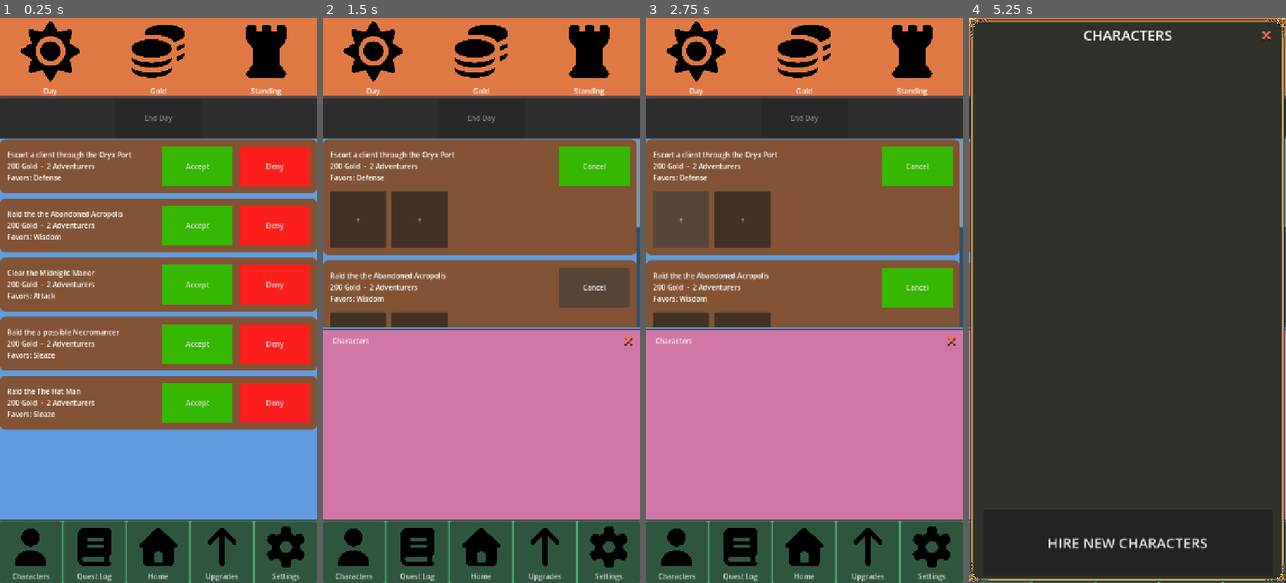
Above: before the commit, frames 1-4 (left to right).
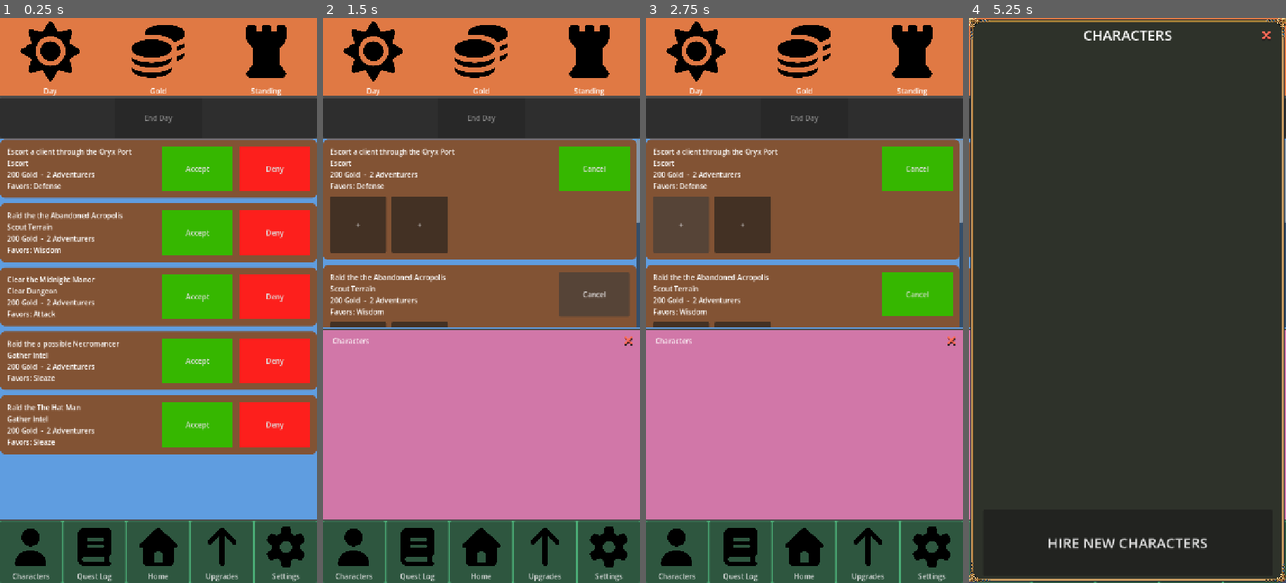
Above: after the commit, the same moments.

Repository: ActuallySanta/Fantasy-Guild-Manager
Game: Godot game, scene res://Scenes/UI/home_ui_prototype.tscn
The game is run twice, just before and just after one commit, with the same random seed, the same clock (stepped at 60 frames per second) and the same inputs. The engine's default icon, where the game draws it, is replaced by a stand-in: a white triangle on a blue panel in a dark square.
Inputs:
- Up to frame 1 (0.25 s): no input
- Up to frame 2 (1.5 s): click "Accept" at 0.5 s; click "Accept" at 1.25 s
- Up to frame 3 (2.75 s): click "+" at 2 s
- Up to frame 4 (5.25 s): click "+" at 2.75 s; click "+" at 3.5 s; click "Deny" at 4.25 s; click "Characters" at 5 s

The runs differ from the first frame. In frame 1, 23% of the frame differs, in the area x 0-100%, y 23-78%; in frame 2, 5.6%; in frame 3, 5.6%; in frame 4, less than 0.1%.

Commit message:
added quest type variable too (idk if we need it)

Diff:
--- a/Scripts/UI/quest_card.gd
+++ b/Scripts/UI/quest_card.gd
@@ -80,13 +80,26 @@
 static func get_details(q) -> String:
 	# Once difficulty is added ill add the rank in:
 	# var rank = CreatedQuest.QuestDifficulty.find_key(q.difficulty)
-
 	var stat = CreatedQuest.FavoredStat.find_key(q.favStat)
 
 	var count := get_slot_count(q)
 	var adventurers := "1 Adventurer" if count == 1 else "%d Adventurers" % count
 
-	return "%d Gold  -  %s\nFavors: %s" % [q.goldReward, adventurers, stat]
+	return "%s\n%d Gold  -  %s\nFavors: %s" % [get_type_name(q), q.goldReward, adventurers, stat]
+
+# turns the QuestType enum into a name players can read
+static func get_type_name(q: CreatedQuest) -> String:
+	match q.type:
+		CreatedQuest.QuestType.DungeonClear:
+			return "Clear Dungeon"
+		CreatedQuest.QuestType.Escort:
+			return "Escort"
+		CreatedQuest.QuestType.ScoutTerrain:
+			return "Scout Terrain"
+		CreatedQuest.QuestType.GatherIntel:
+			return "Gather Intel"
+		_:
+			return "Unknown Quest"
 
 # How many character slots each quests needs, currently
 # no party size value but if its added later
